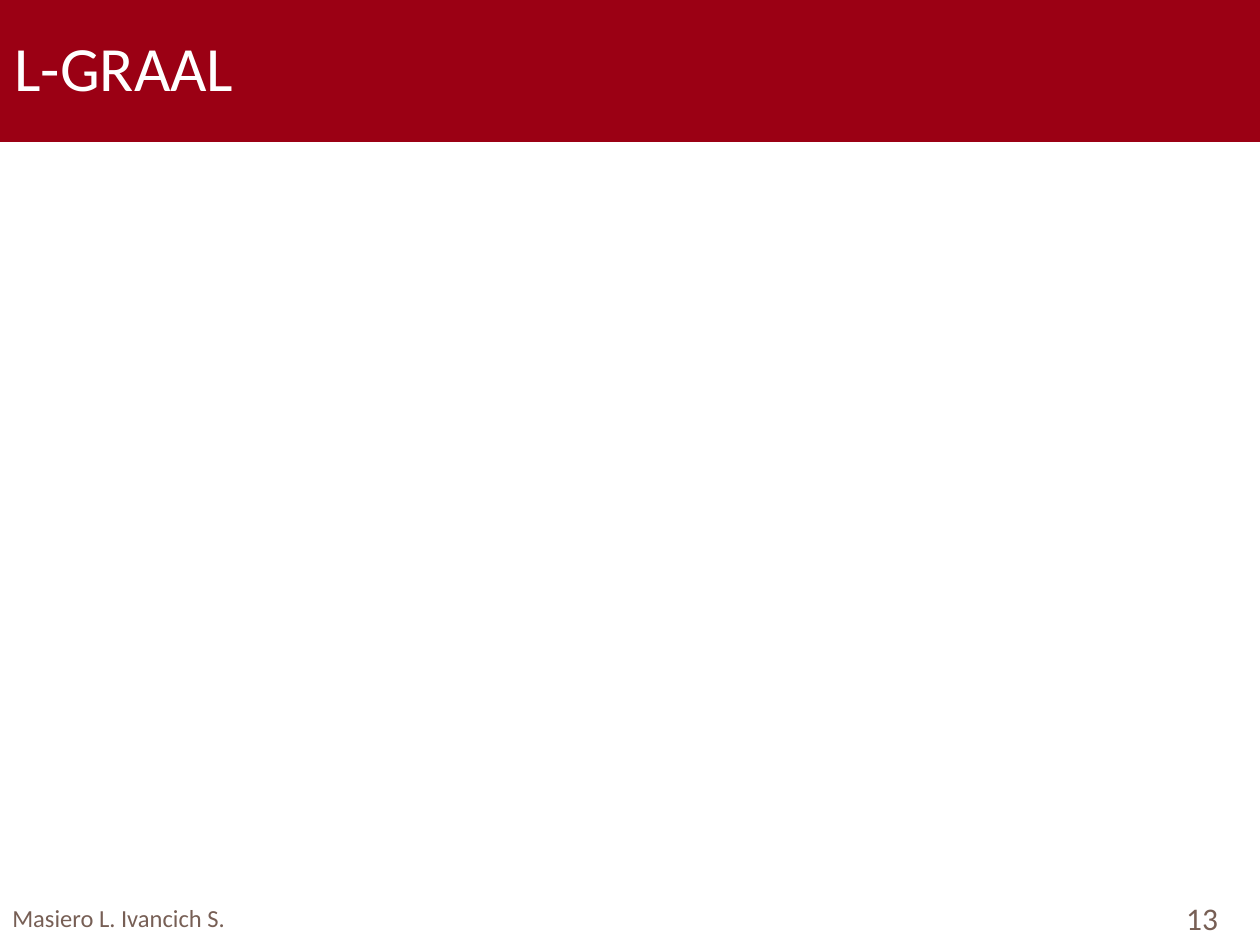
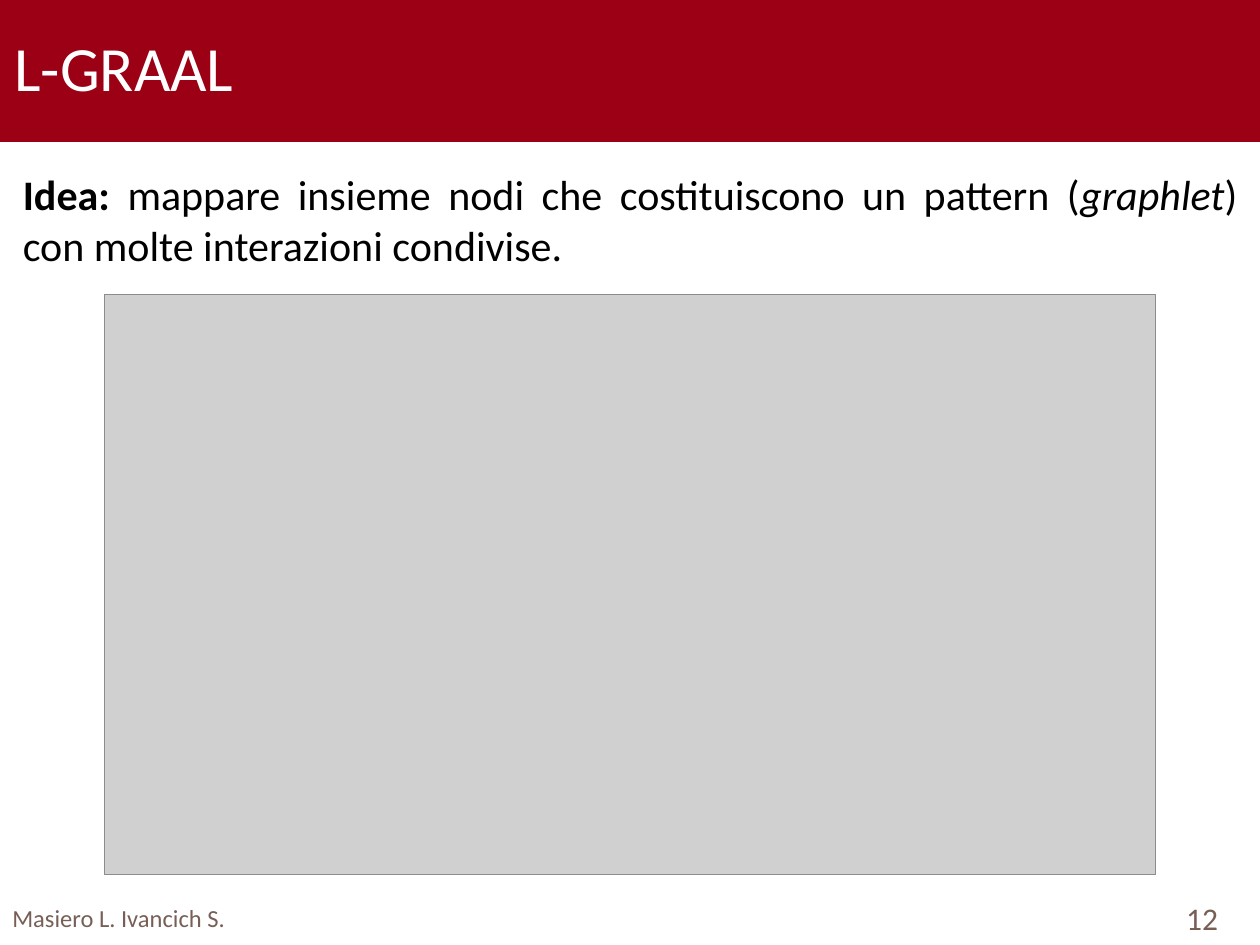
Before and after one commit to TyllanDrake/NetworkAlignment, a slide deck: slide 12 of Presentation/Presentation.pptx (slide 13 before the commit). Drawn at 1260x945 pixels with LibreOffice and Linux fonts; fonts in the diff are those of the drawing; grey boxes stand for pictures; background and template pictures are left out. Boxes give left, top, right and bottom in pixels: in the first picture for what was removed or moved away, otherwise in the second. Text is boxed around its words. In the diff, an @@ line names an element or a change of style, - is before the commit and + after.

```diff
--- a/Presentation/Presentation.pptx
+++ b/Presentation/Presentation.pptx
@@ text added at (23,179,1237,262), 24 pt, text #000000 @@
+Idea: mappare insieme nodi che costituiscono un pattern (graphlet) con molte interazioni condivise.
@@ picture added at (105,295,1157,874) @@
@@ page number at (1186,909,1218,930): text changed @@
-13
+12
```
Also in this commit, not shown: 8 other slides changed, 1 slide removed.
